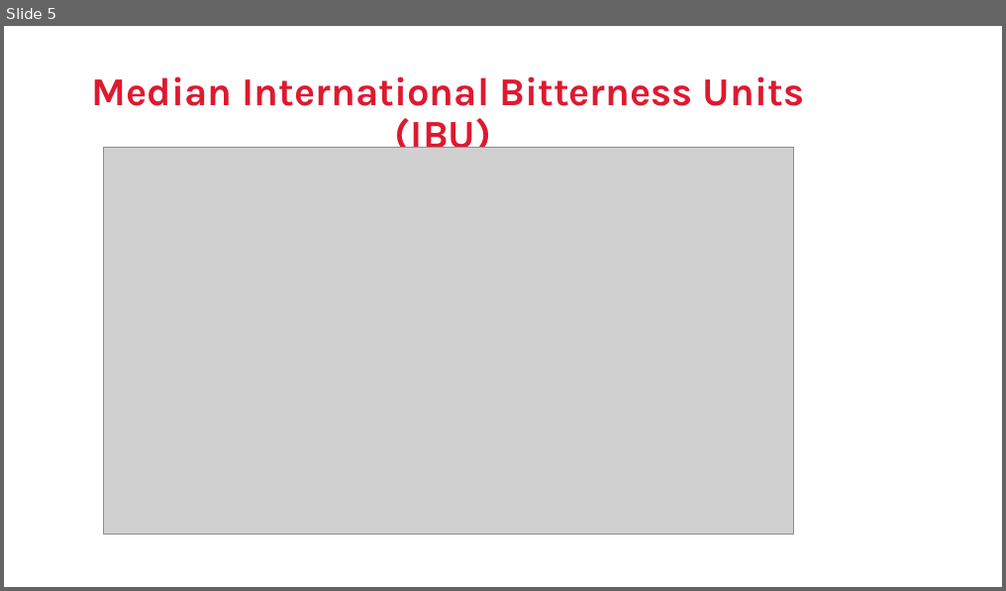
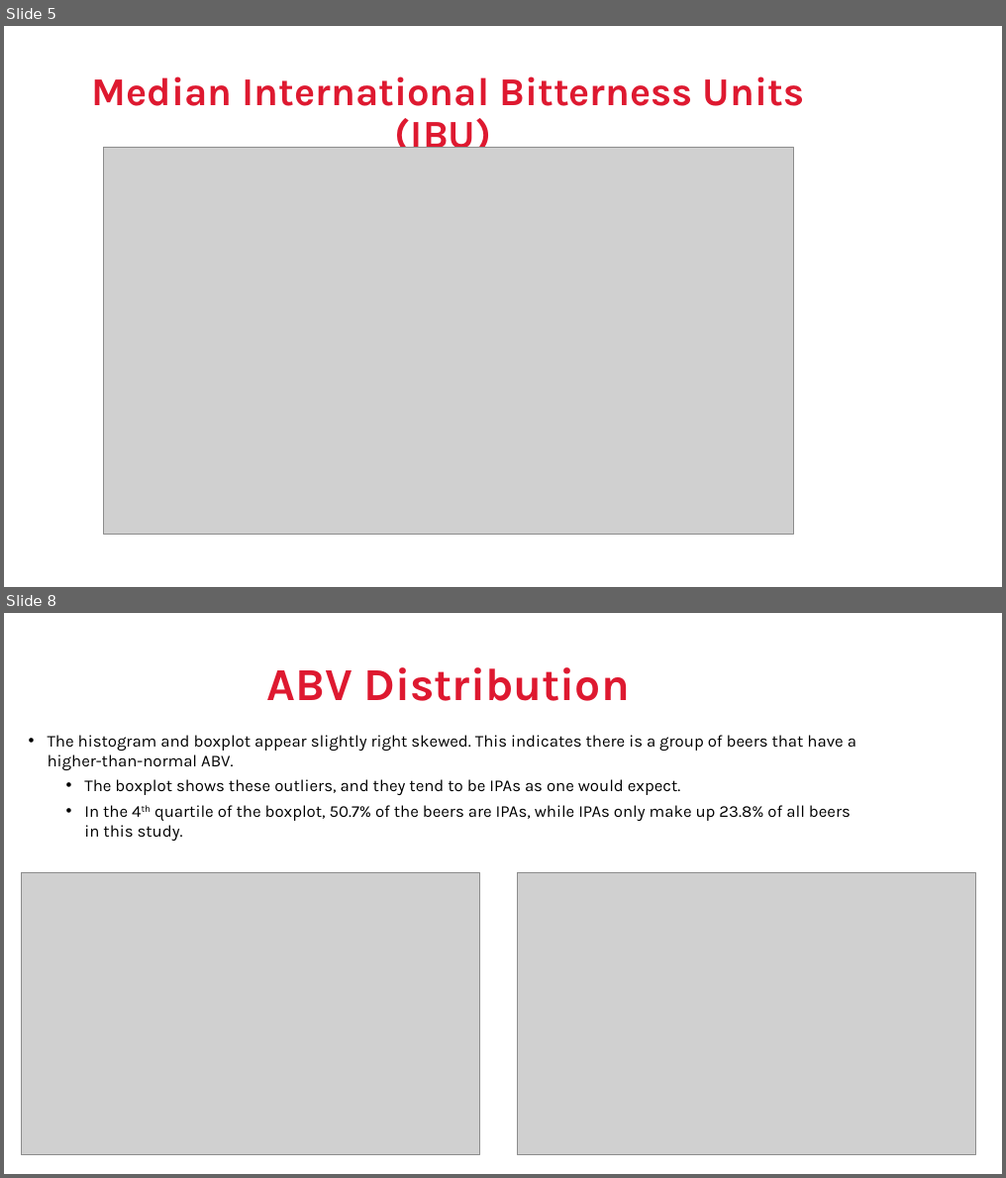
Before and after one commit to jeffnreed/DDS_Project1, a slide deck: DDS Project1 - Reed_Miller.pptx. Shown one above the other, each under a label of ours: slide 5 before the commit, slides 5 and 8 after it; the slides between them are not shown. The pictures are 1006x591 and 1006x1178 pixels, drawn with LibreOffice and Linux fonts; fonts in the diff are those of the drawing; grey boxes stand for pictures; background and template pictures are left out. Boxes give left, top, right and bottom in pixels: in the first picture for what was removed or moved away, otherwise in the second. Text is boxed around its words. In the diff, an @@ line names an element or a change of style, - is before the commit and + after.

```diff
--- a/DDS Project1 - Reed_Miller.pptx
+++ b/DDS Project1 - Reed_Miller.pptx
@@ slide 8 added at bbox=[4, 613, 1002, 1174], background picture (left out) @@
@@ title added at bbox=[266, 667, 630, 701], 44 pt, text #DE1930, bold @@
+ABV Distribution
@@ text added at bbox=[48, 735, 856, 841], 16 pt, text #000000 @@
+• The histogram and boxplot appear slightly right skewed. This indicates there is a group of beers that have a higher-than-normal ABV.
+  • The boxplot shows these outliers, and they tend to be IPAs as one would expect.
+  • In the 4th quartile of the boxplot, 50.7% of the beers are IPAs, while IPAs only make up 23.8% of all beers in this study.
@@ picture added at bbox=[21, 872, 480, 1156] @@
@@ picture added at bbox=[518, 872, 976, 1156] @@
```
Also in this commit, not shown: 3 other slides added, 1 slide removed.
